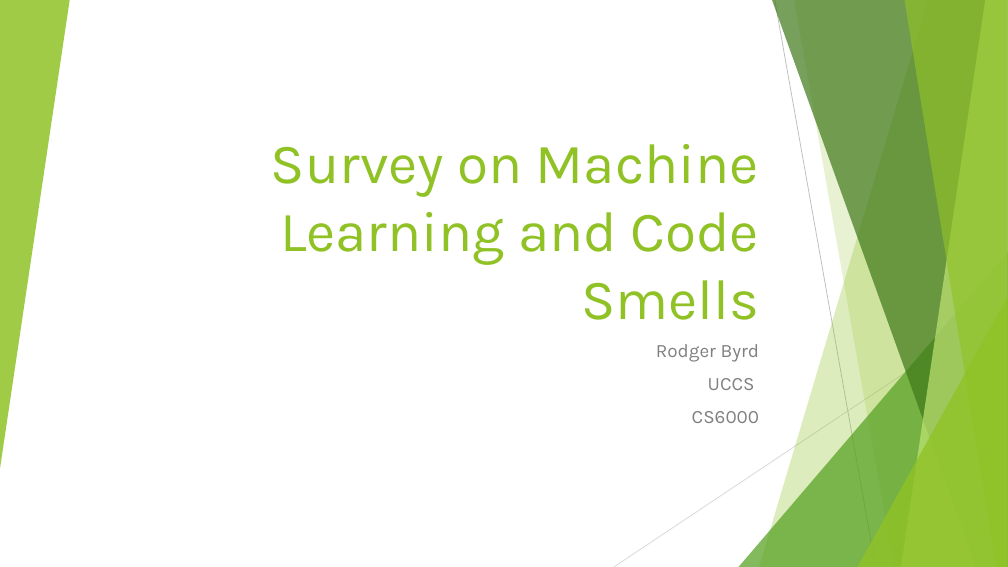
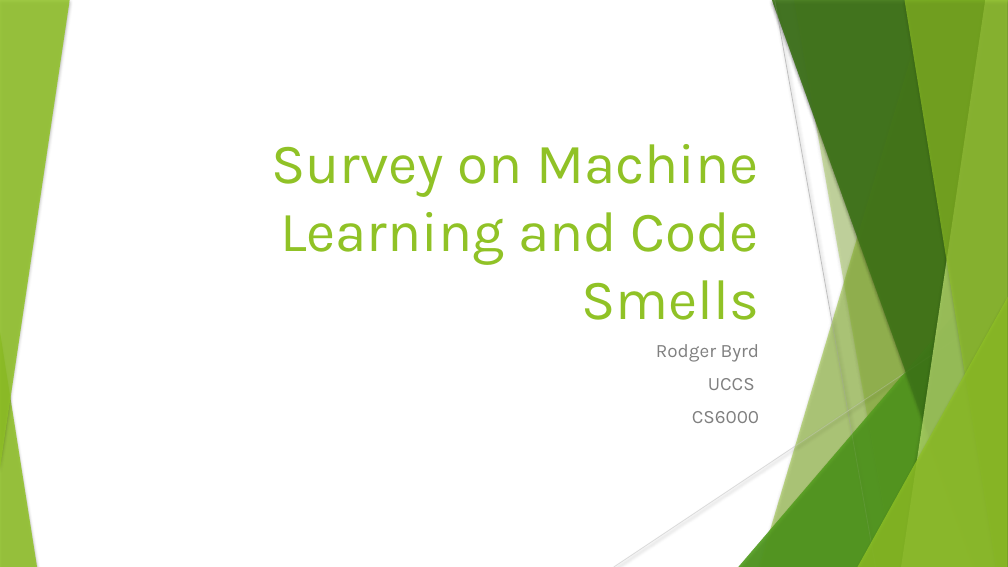
Before and after one commit to rodger79/CS6000, a slide deck: slide 1 of presentation/Presentation On Code Smells and Machine Learning Research.pptx. Drawn at 1008x567 pixels with LibreOffice and Linux fonts; fonts in the diff are those of the drawing. Boxes give left, top, right and bottom in pixels: in the first picture for what was removed or moved away, otherwise in the second. Text is boxed around its words. In the diff, an @@ line names an element or a change of style, - is before the commit and + after.

```diff
--- a/presentation/Presentation On Code Smells and Machine Learning Research.pptx
+++ b/presentation/Presentation On Code Smells and Machine Learning Research.pptx
@@ shadow on in 7 elements at (x1=759, y1=0, x2=1008, y2=567), (x1=739, y1=252, x2=1008, y2=567), (x1=772, y1=0, x2=1008, y2=567), (x1=901, y1=0, x2=1008, y2=567), (x1=904, y1=0, x2=1008, y2=567), (x1=858, y1=297, x2=1008, y2=567), (x1=0, y1=0, x2=70, y2=469) @@
@@ line (775, 0) - (876, 567): stroke #BFBFBF 0.75 pt to #BFBFBF 0.74 pt @@
@@ freeform shape at (x1=794, y1=0, x2=1008, y2=567): shadow on; outline redrawn @@
@@ group added at (x1=739, y1=0, x2=1008, y2=567): 5 freeform shapes, 2 triangles @@
@@ line (1008, 305) - (614, 567): stroke #D9D9D9 0.75 pt to #D9D9D9 0.74 pt @@
@@ triangle added at (x1=0, y1=332, x2=37, y2=567), fill #90C226 at 85% opacity @@
```
Also in this commit, not shown: 15 other slides changed, 2 slides removed.
